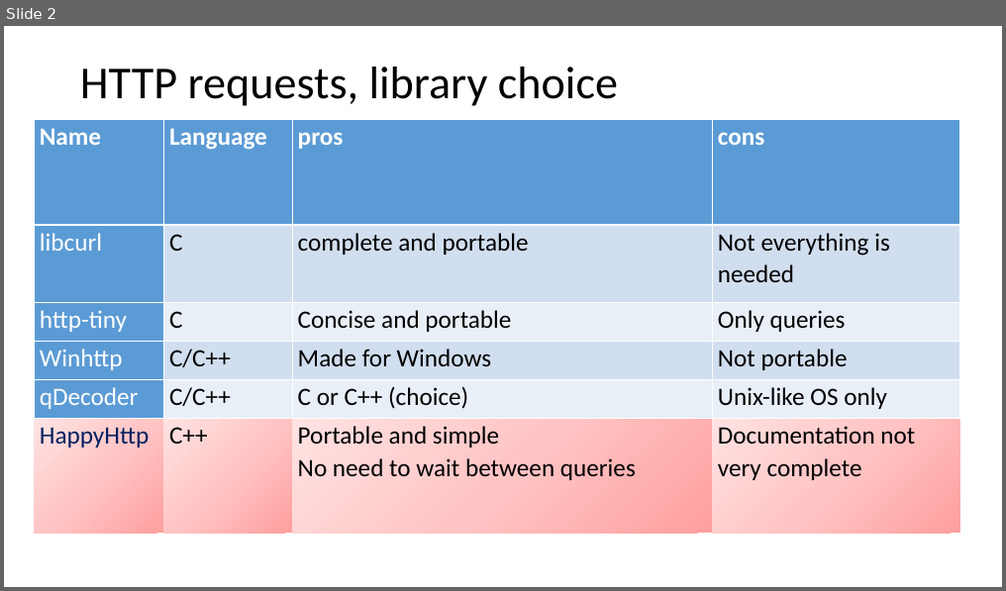
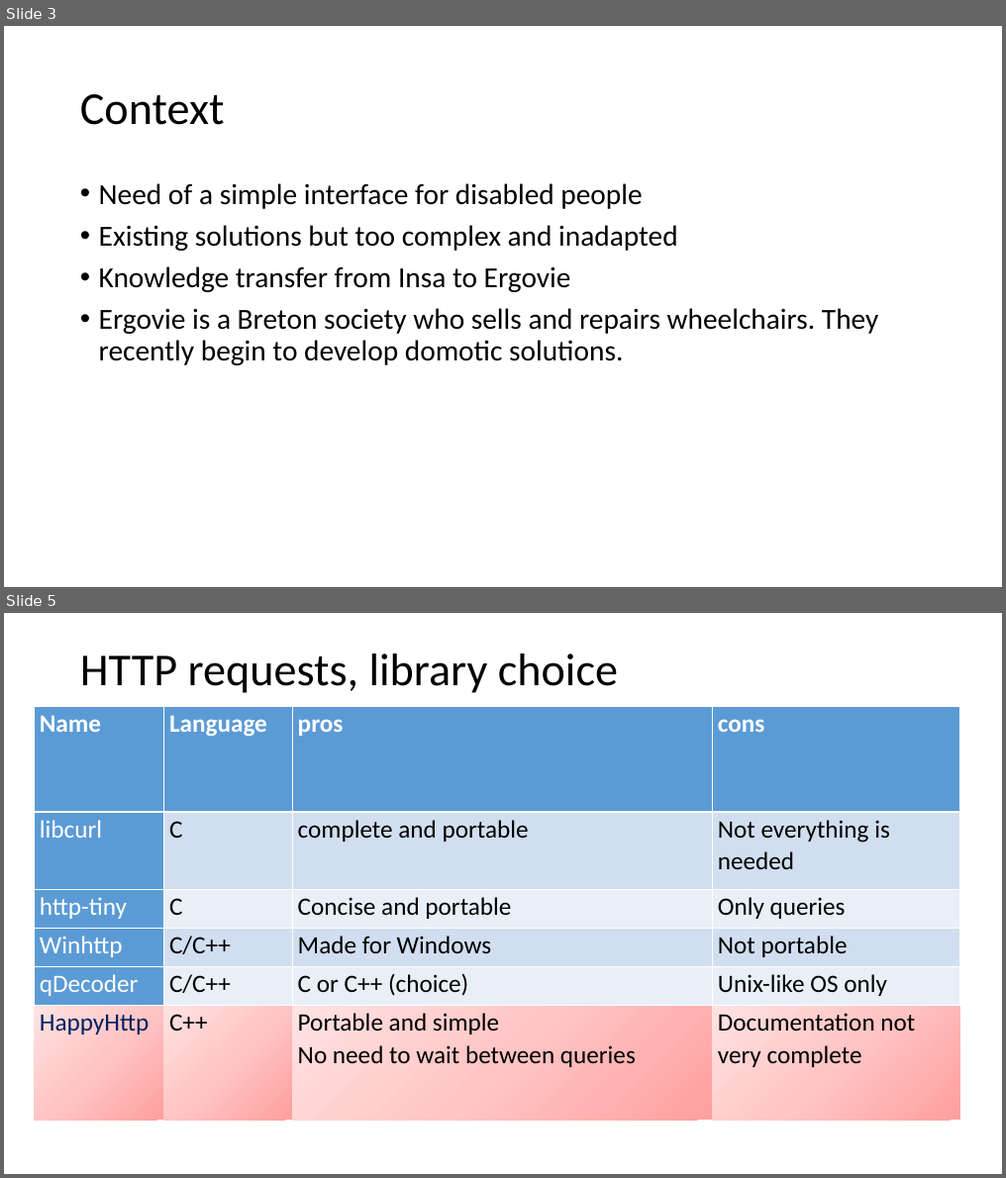
Before and after one commit to mmeven/EP_Domotique_Tablette, a slide deck: Rendu/Diapo_prototype_janvier.pptx. Shown one above the other, each under a label of ours: slide 2 before the commit, slides 3 and 5 after it; the slides between them are not shown. The pictures are 1006x591 and 1006x1178 pixels, drawn with LibreOffice and Linux fonts; fonts in the diff are those of the drawing. Boxes give left, top, right and bottom in pixels: in the first picture for what was removed or moved away, otherwise in the second. Text is boxed around its words. In the diff, an @@ line names an element or a change of style, - is before the commit and + after.

```diff
--- a/Rendu/Diapo_prototype_janvier.pptx
+++ b/Rendu/Diapo_prototype_janvier.pptx
@@ slide 3 added at [4,26,1002,587], background #FFFFFF @@
@@ title added at [80,94,225,125], 44 pt, text #000000 @@
+Context
@@ text added at [99,183,878,366], 28 pt, text #000000 @@
+• Need of a simple interface for disabled people
+• Existing solutions but too complex and inadapted
+• Knowledge transfer from Insa to Ergovie
+• Ergovie is a Breton society who sells and repairs wheelchairs. They recently begin to develop domotic solutions.
@@ what was slide 2 is now slide 5 @@
```
Also in this commit, not shown: 4 other slides added, 1 slide removed.
